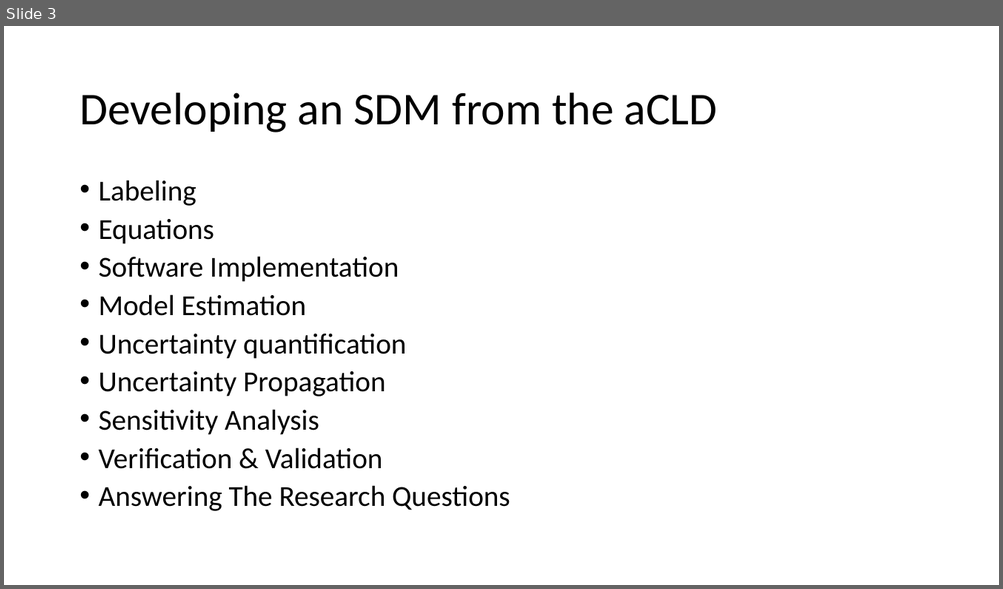
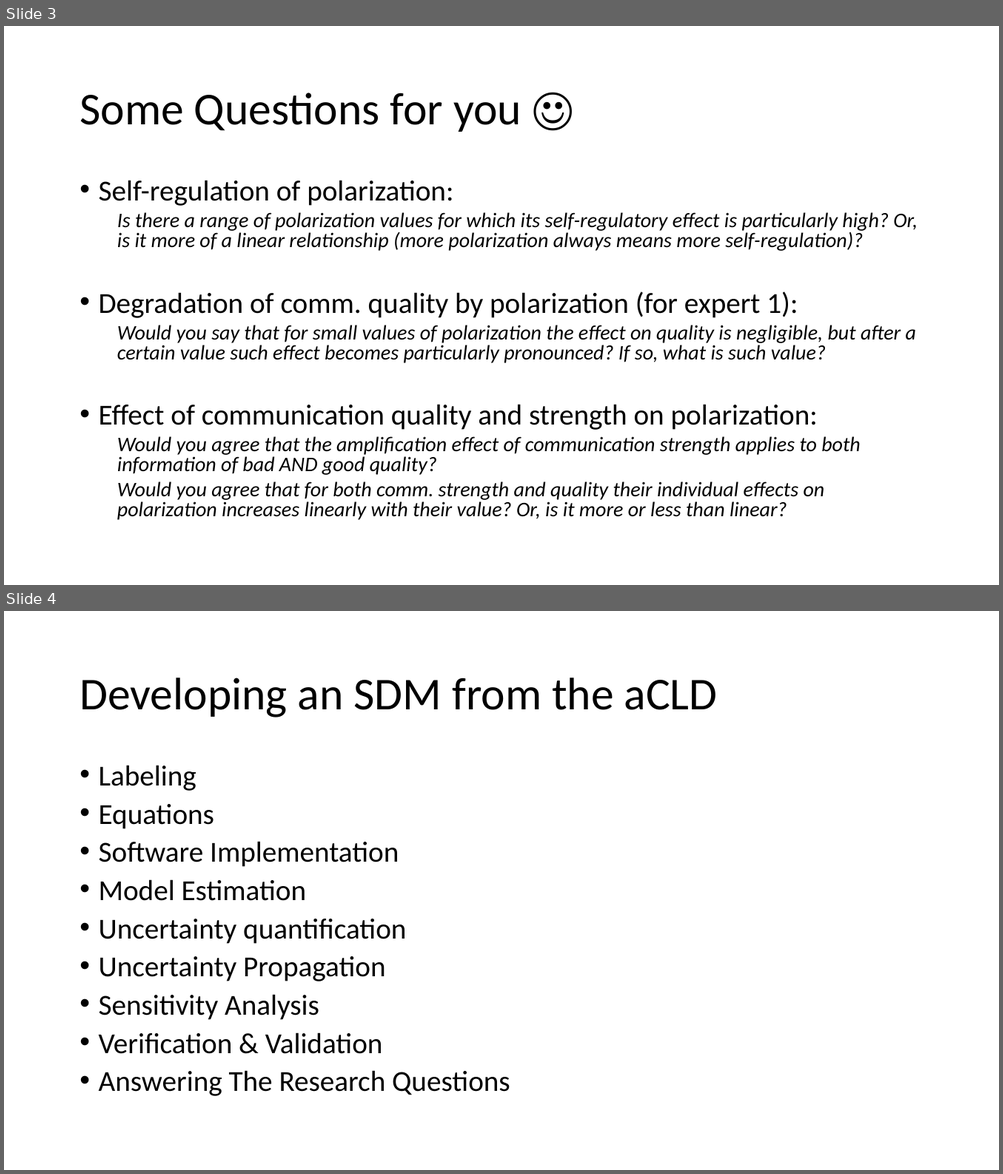
Before and after one commit to Nesp/sdm_exercise, a slide deck: presentation/presentation.pptx. Shown one above the other, each under a label of ours: slide 3 before the commit, slides 3 and 4 after it. The pictures are 1003x589 and 1003x1174 pixels, drawn with LibreOffice and Linux fonts; fonts in the diff are those of the drawing. Boxes give left, top, right and bottom in pixels: in the first picture for what was removed or moved away, otherwise in the second. Text is boxed around its words. In the diff, an @@ line names an element or a change of style, - is before the commit and + after.

```diff
--- a/presentation/presentation.pptx
+++ b/presentation/presentation.pptx
@@ slide 3 added at (4,26,999,585), background #FFFFFF @@
@@ title added at (79,93,521,132), 44 pt, text #000000 @@
+Some Questions for you ☺
@@ text added at (99,180,917,520), 20 pt, text #000000, italic @@
+• Self-regulation of polarization:
+  Is there a range of polarization values for which its self-regulatory effect is particularly high? Or, is it more of a linear relationship (more polarization always means more self-regulation)?
+• Degradation of comm. quality by polarization (for expert 1):
+  Would you say that for small values of polarization the effect on quality is negligible, but after a certain value such effect becomes particularly pronounced? If so, what is such value?
+• Effect of communication quality and strength on polarization:
+  Would you agree that the amplification effect of communication strength applies to both information of bad AND good quality?
+  Would you agree that for both comm. strength and quality their individual effects on polarization increases linearly with their value? Or, is it more or less than linear?
@@ what was slide 3 is now slide 4 @@
```
Also in this commit, not shown: 10 slides changed, 3 other slides added, 3 slides removed.
